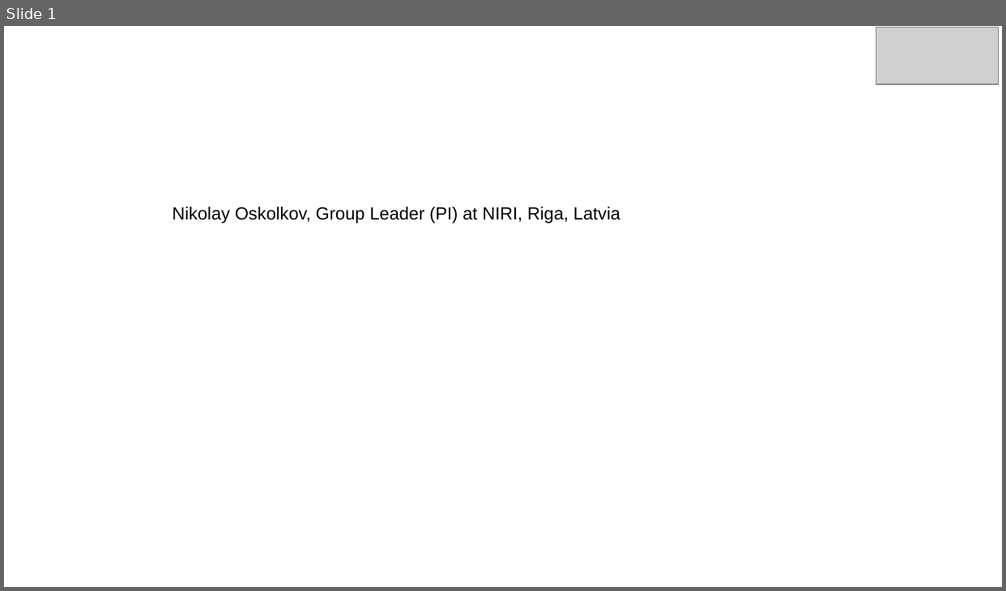
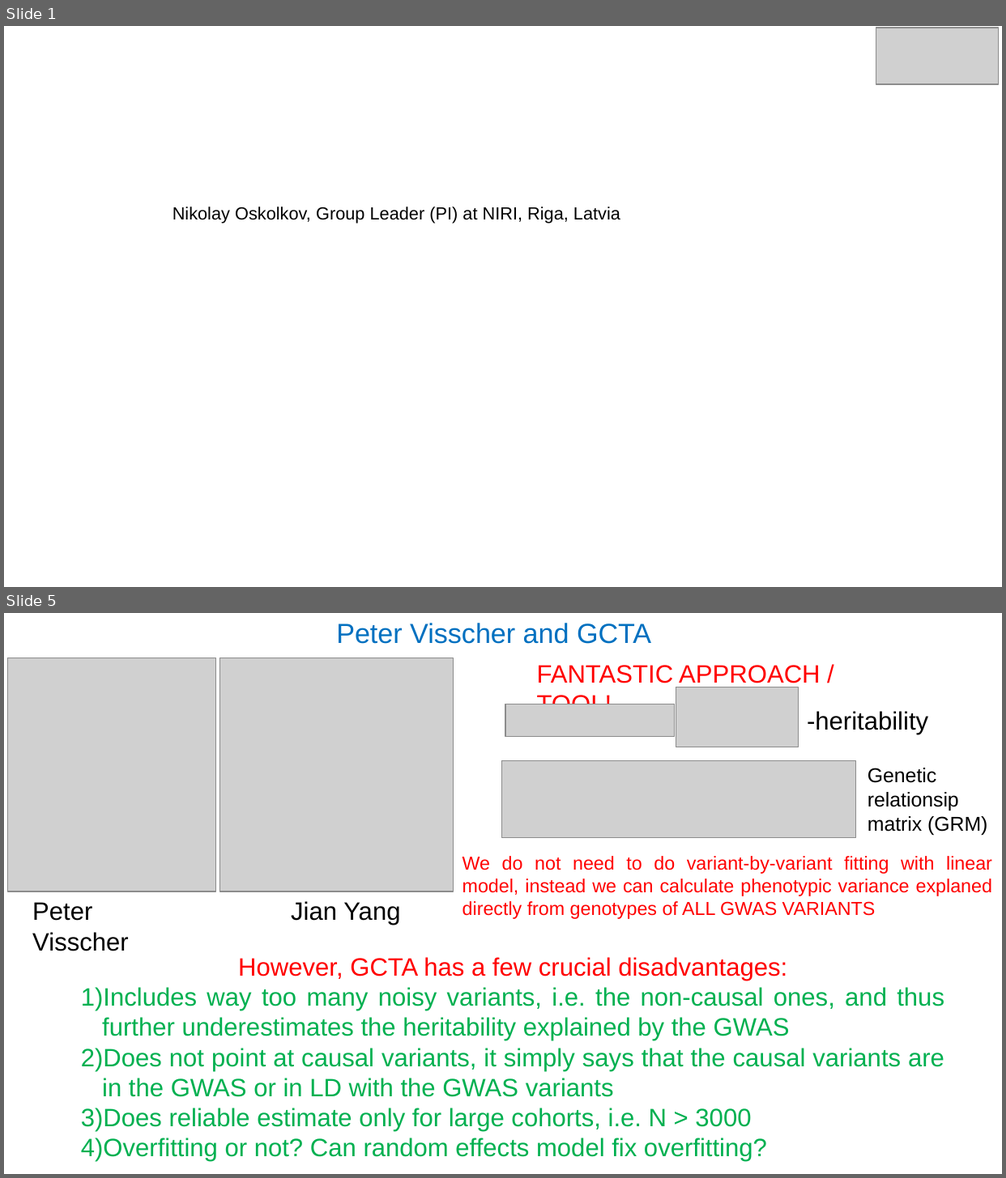
Before and after one commit to NikolayOskolkov/GWAS, a slide deck: slides/Day5/PolygenicRiskScores.pptx. Shown one above the other, each under a label of ours: slide 1 before the commit, slides 1 and 5 after it; the slides between them are not shown. The pictures are 1006x591 and 1006x1178 pixels, drawn with LibreOffice and Linux fonts; fonts in the diff are those of the drawing; grey boxes stand for pictures; background and template pictures are left out. Boxes give left, top, right and bottom in pixels: in the first picture for what was removed or moved away, otherwise in the second. Text is boxed around its words. In the diff, an @@ line names an element or a change of style, - is before the commit and + after.

```diff
--- a/slides/Day5/PolygenicRiskScores.pptx
+++ b/slides/Day5/PolygenicRiskScores.pptx
@@ slide 5 added at (4,613,1002,1174), background #FFFFFF @@
@@ text added at (336,623,651,644), 22 pt, text #0070C0 @@
+Peter Visscher and GCTA
@@ picture added at (7,658,216,892) @@
@@ picture added at (220,658,454,892) @@
@@ text added at (537,665,820,705), 20 pt, text #FF0000 @@
+FANTASTIC APPROACH / TOOL!
@@ picture added at (505,704,674,736) @@
@@ picture added at (676,688,798,747) @@
@@ text added at (807,711,928,735), 20 pt, text #000000 @@
+-heritability
@@ picture added at (502,761,856,838) @@
@@ text added at (867,768,987,835), 16 pt, text #000000 @@
+Genetic relationsip matrix (GRM)
@@ text added at (462,856,992,919), 15 pt, text #FF0000 @@
+We do not need to do variant-by-variant fitting with linear model, instead we can calculate phenotypic variance explaned directly from genotypes of ALL GWAS VARIANTS
@@ text added at (32,902,129,952), 20 pt, text #000000 @@
+Peter Visscher
@@ text added at (291,901,400,926), 20 pt, text #000000 @@
+Jian Yang
@@ text added at (81,957,944,1162), 20 pt, text #00B050 @@
+However, GCTA has a few crucial disadvantages:
+1) Includes way too many noisy variants, i.e. the non-causal ones, and thus further underestimates the heritability explained by the GWAS
+2) Does not point at causal variants, it simply says that the causal variants are in the GWAS or in LD with the GWAS variants
+3) Does reliable estimate only for large cohorts, i.e. N > 3000
+4) Overfitting or not? Can random effects model fix overfitting?
```
Also in this commit, not shown: 5 other slides added, 6 other files.
